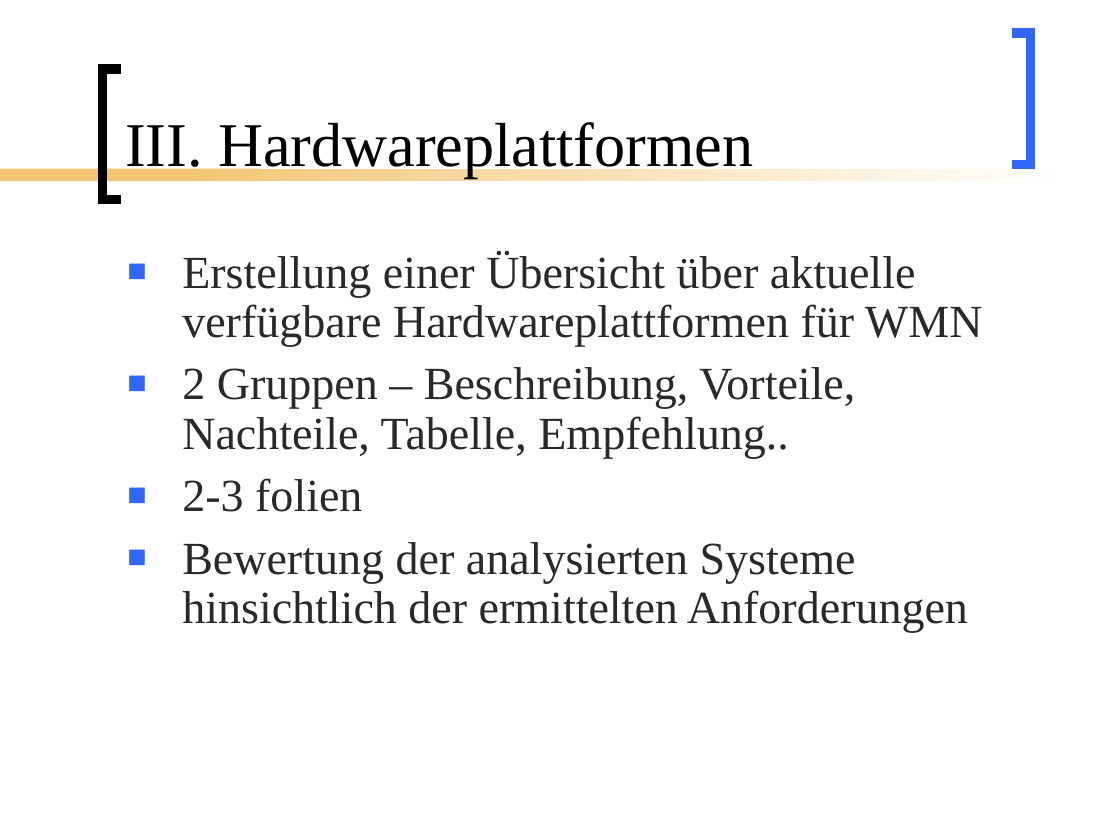
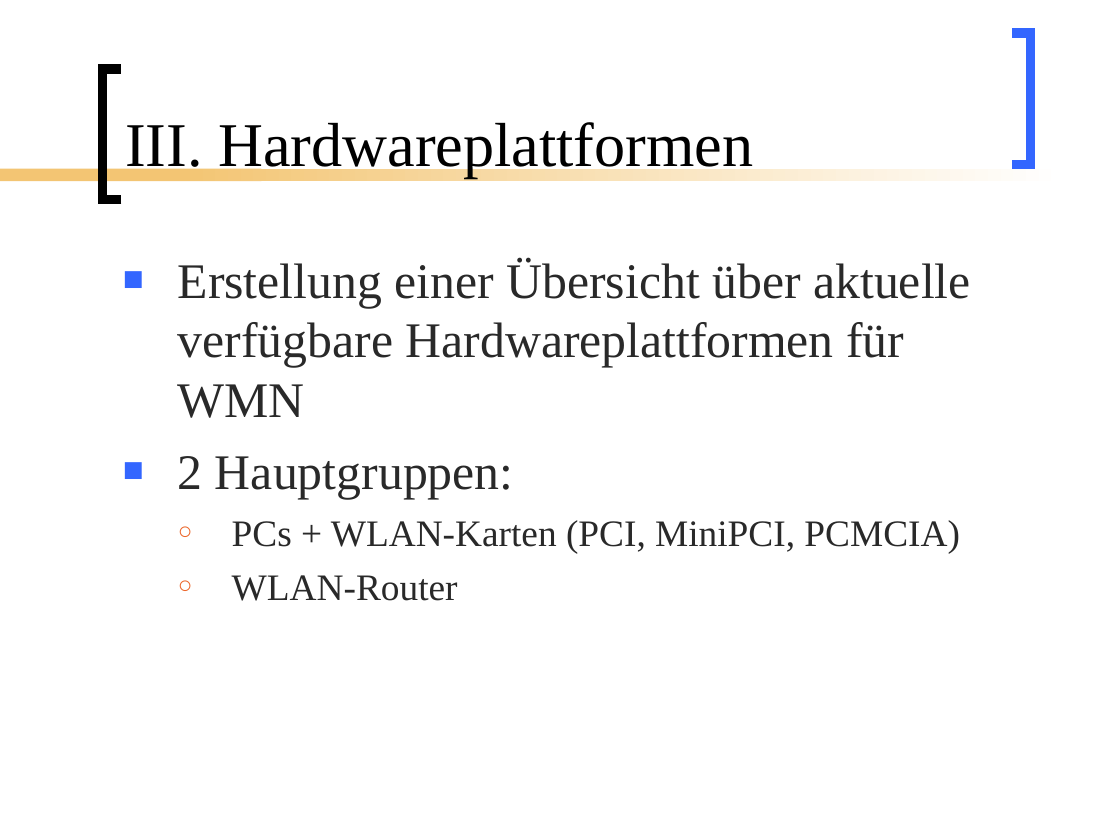
Before and after one commit to BackupTheBerlios/mesh2nexus-svn, a slide deck: slide 9 of documents/folien/MeshNew2.ppt. Drawn at 1120x840 pixels with LibreOffice and Linux fonts; fonts in the diff are those of the drawing. Boxes give left, top, right and bottom in pixels: in the first picture for what was removed or moved away, otherwise in the second. Text is boxed around its words. In the diff, an @@ line names an element or a change of style, - is before the commit and + after.

Commit message:
update

```diff
--- a/documents/folien/MeshNew2.ppt
+++ b/documents/folien/MeshNew2.ppt
@@ text at bbox=[178, 259, 970, 418]: size 29.6 to 32 pt in "Erstellung einer Übersicht über aktuelle verfügbare Hardware ..."; line spacing 0.9 to 1 @@
@@ text at bbox=[178, 456, 960, 601]: text changed; size 29.6 to 24 pt @@
-■ 2 Gruppen – Beschreibung, Vorteile, Nachteile, Tabelle, Empfehlung..
-■ 2-3 folien
-■ Bewertung der analysierten Systeme hinsichtlich der ermittelten Anforderungen
+■ 2 Hauptgruppen:
+  ○ PCs + WLAN-Karten (PCI, MiniPCI, PCMCIA)
+  ○ WLAN-Router
```
Also in this commit, not shown: 3 other slides changed, 1 slide added.
